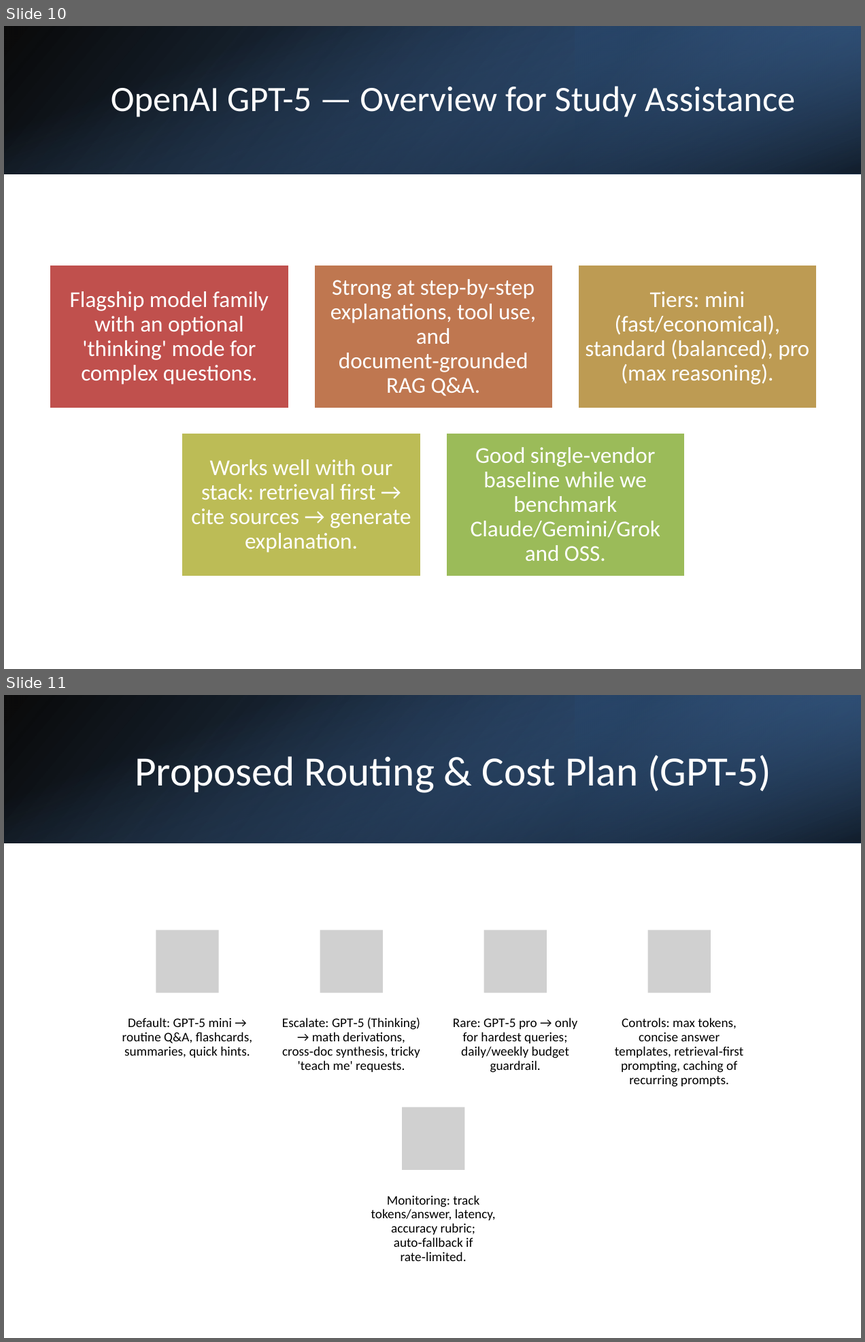
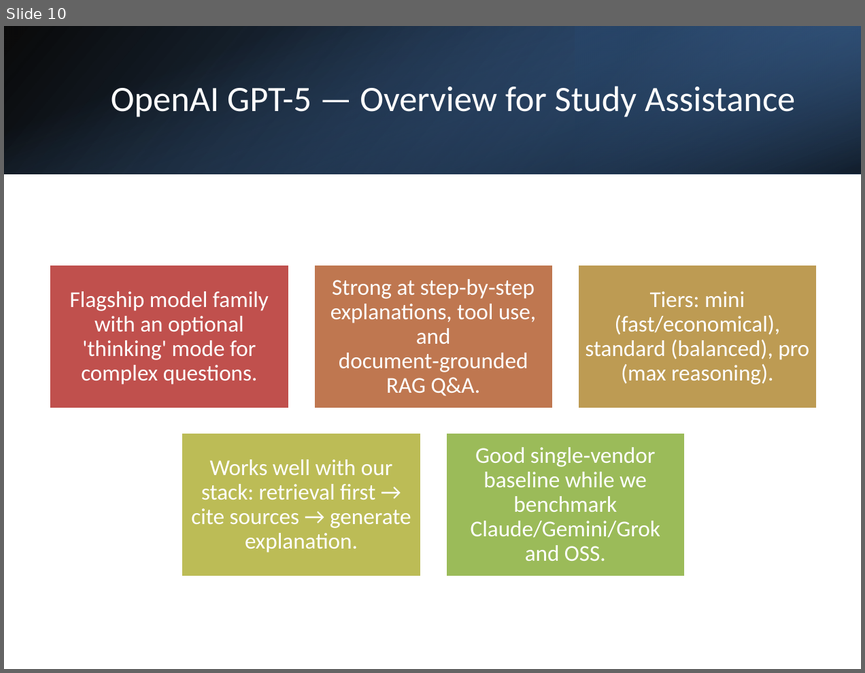
Before and after one commit to yuriiSY/Study-Buddy, a slide deck: Weekly Submissions/Week4/Week4.pptx. Shown one above the other, each under a label of ours: slides 10 and 11 before the commit, slide 10 after it. The pictures are 865x1342 and 865x673 pixels, drawn with LibreOffice and Linux fonts; fonts in the diff are those of the drawing; grey boxes stand for pictures. Boxes give left, top, right and bottom in pixels: in the first picture for what was removed or moved away, otherwise in the second. Text is boxed around its words. In the diff, an @@ line names an element or a change of style, - is before the commit and + after.

```diff
--- a/Weekly Submissions/Week4/Week4.pptx
+++ b/Weekly Submissions/Week4/Week4.pptx
@@ slide 11 removed at (4, 695, 861, 1338), background #FFFFFF @@
@@ rectangle removed at (4, 695, 861, 843) @@
@@ rectangle removed at (4, 695, 861, 843) @@
@@ rectangle removed at (575, 695, 861, 843) @@
@@ title removed at (135, 755, 771, 793) @@
-Proposed Routing & Cost Plan (GPT-5)
@@ group removed at (122, 930, 743, 1261): 5 pictures, 5 texts @@
-Default: GPT‑5 mini → routine Q&A, flashcards, summaries, quick hints.
-Escalate: GPT‑5 (Thinking) → math derivations, cross‑doc synthesis, tricky 'teach me' requests.
-Rare: GPT‑5 pro → only for hardest queries; daily/weekly budget guardrail.
-Controls: max tokens, concise answer templates, retrieval‑first prompting, caching of recurring prompts.
-Monitoring: track tokens/answer, latency, accuracy rubric; auto‑fallback if rate‑limited.
```
Also in this commit, not shown: 1 slide changed, 2 slides added, 1 other slide removed, 2 other files.
